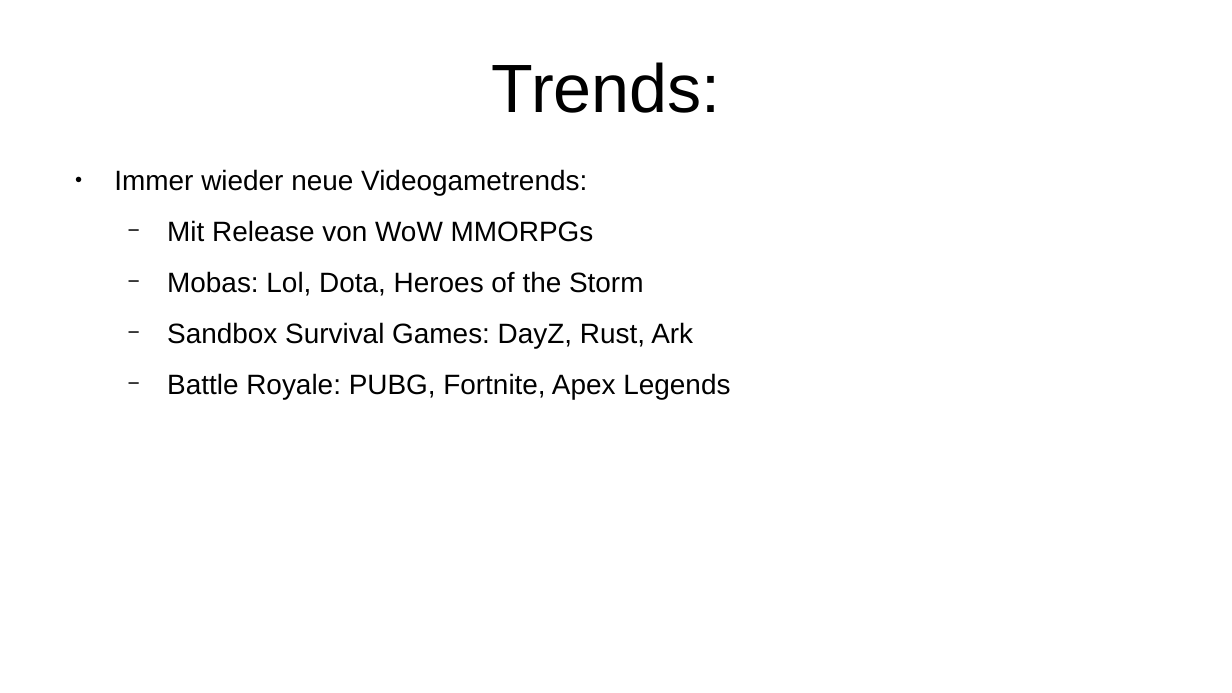
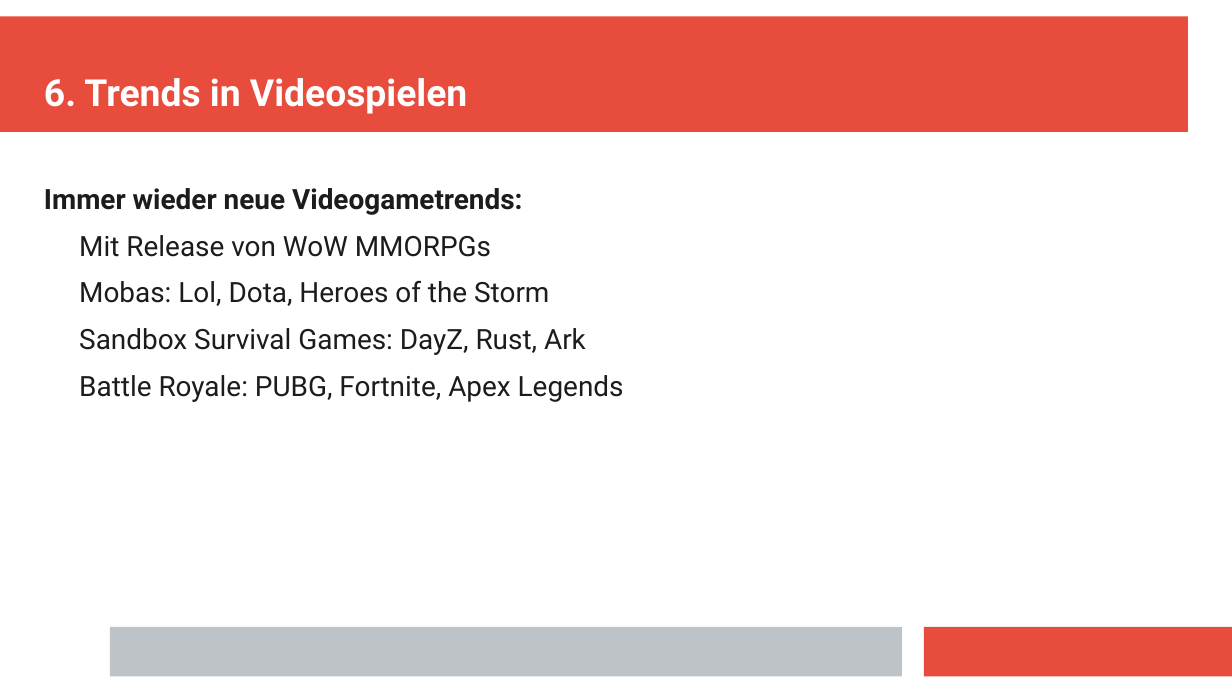
Before and after one commit to Aureumignis/UniStuff, a slide deck: slide 14 of WISE2020/HTiESD/HTiEDS_Praesentation.odp. Drawn at 1232x693 pixels with LibreOffice and Linux fonts; fonts in the diff are those of the drawing. Boxes give left, top, right and bottom in pixels: in the first picture for what was removed or moved away, otherwise in the second. Text is boxed around its words. In the diff, an @@ line names an element or a change of style, - is before the commit and + after.

```diff
--- a/WISE2020/HTiESD/HTiEDS_Praesentation.odp
+++ b/WISE2020/HTiESD/HTiEDS_Praesentation.odp
@@ rectangle added at (0,17,1188,132), fill #E74C3C @@
@@ title "6. Trends in Videospielen" at (44,78,467,114): vertical alignment middle to bottom @@
@@ title at (44,78,467,114): text changed; size 44 to 24 pt; font Arial to Roboto; text colour #000000 to #FFFFFF; bold on @@
-Trends:
+6. Trends in Videospielen
@@ text "Immer wieder neue Videogametrends:": place and size @@
-text "Immer wieder neue Videogametrends:" at (114,169,730,399)
+text "Immer wieder neue Videogametrends:" at (44,188,624,402)
@@ text "Immer wieder neue Videogametrends:" at (44,188,624,402): font Arial to Roboto, text colour #000000 to #1C1C1C; bold on in "Immer wieder neue Videogametrends:"; bullet ● to none; less space between paragraphs; bullet − to none @@
@@ rectangle added at (110,627,902,676), fill #BDC3C7 @@
@@ rectangle added at (925,627,1232,676), fill #E74C3C @@
```
Also in this commit, not shown: 14 other slides changed, 3 slides added, 1 slide removed.
